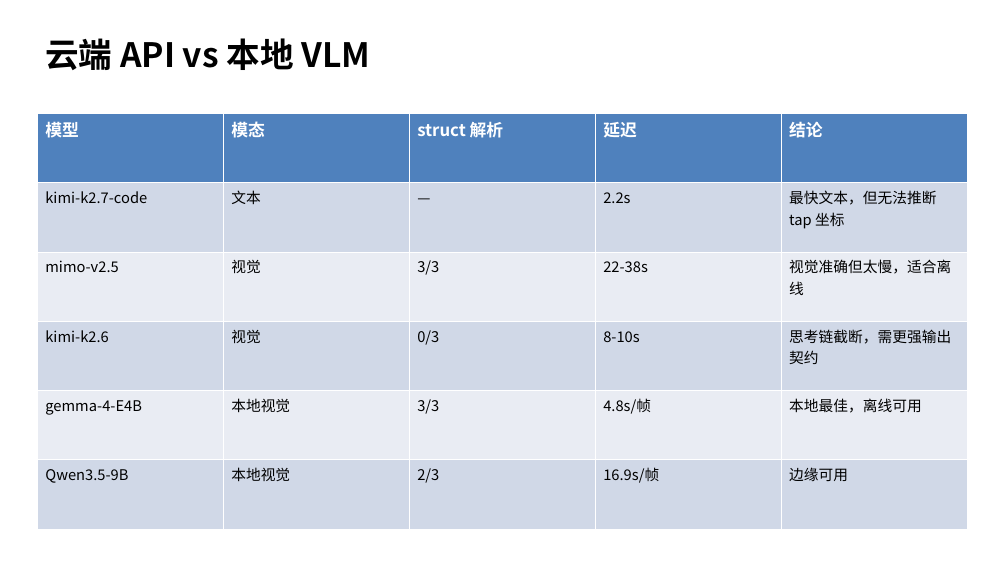
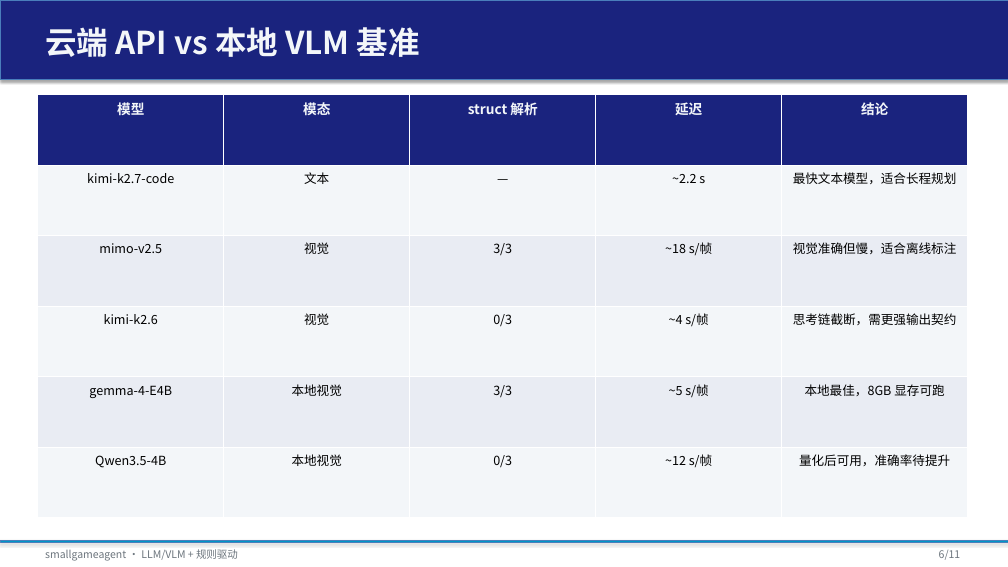
Before and after one commit to tzhazuma/smallgameagent, a slide deck: slide 6 of reports/smallgameagent_report.pptx (slide 7 before the commit). Drawn at 1008x567 pixels with LibreOffice and Linux fonts; fonts in the diff are those of the drawing. Boxes give left, top, right and bottom in pixels: in the first picture for what was removed or moved away, otherwise in the second. Text is boxed around its words. In the diff, an @@ line names an element or a change of style, - is before the commit and + after.

```diff
--- a/reports/smallgameagent_report.pptx
+++ b/reports/smallgameagent_report.pptx
@@ rectangle added at box(0, 0, 1008, 79), fill #1A237E, outline #4B7EBC 0.75 pt @@
@@ text at box(45, 27, 420, 57): text changed; size 32 to 30 pt; text colour #000000 to #F3F6F9 @@
-云端 API vs 本地 VLM
+云端 API vs 本地 VLM 基准
@@ table at box(38, 95, 968, 518) @@
-row 2, column 4: 2.2s
+row 2, column 4: ~2.2 s
-row 2, column 5: 最快文本，但无法推断 tap 坐标
+row 2, column 5: 最快文本模型，适合长程规划
-row 3, column 4: 22-38s
+row 3, column 4: ~18 s/帧
-row 3, column 5: 视觉准确但太慢，适合离线
+row 3, column 5: 视觉准确但慢，适合离线标注
-row 4, column 4: 8-10s
+row 4, column 4: ~4 s/帧
-row 5, column 4: 4.8s/帧
+row 5, column 4: ~5 s/帧
-row 5, column 5: 本地最佳，离线可用
+row 5, column 5: 本地最佳，8GB 显存可跑
-row 6: Qwen3.5-9B | 本地视觉 | 2/3 | 16.9s/帧 | 边缘可用
+row 6: Qwen3.5-4B | 本地视觉 | 0/3 | ~12 s/帧 | 量化后可用，准确率待提升
@@ fill #4F81BD to #1A237E in row 1 @@
@@ fill #D0D8E8 to #F3F6F9 in 15 cells @@
@@ size 16 to 13 pt, text colour #FFFFFF to #F3F6F9 in "模型", "模态", "struct 解析", "延迟" and 1 more places @@
@@ size 14 to 12 pt in "kimi-k2.7-code", "文本", "—", "mimo-v2.5" and 10 more places @@
@@ alignment left to centre @@
@@ table: place and size @@
-table at box(38, 113, 968, 529)
+table at box(38, 95, 968, 518)
@@ rectangle added at box(0, 541, 1008, 542), fill #0096C7, outline #4B7EBC 0.75 pt @@
@@ text added at box(45, 549, 238, 561), 10 pt, text #6C757D @@
+smallgameagent · LLM/VLM + 规则驱动
@@ text added at box(939, 550, 961, 560), 10 pt, text #6C757D @@
+6/11
```
Also in this commit, not shown: 5 other slides changed, 5 slides added, 5 slides removed, 34 other files.
